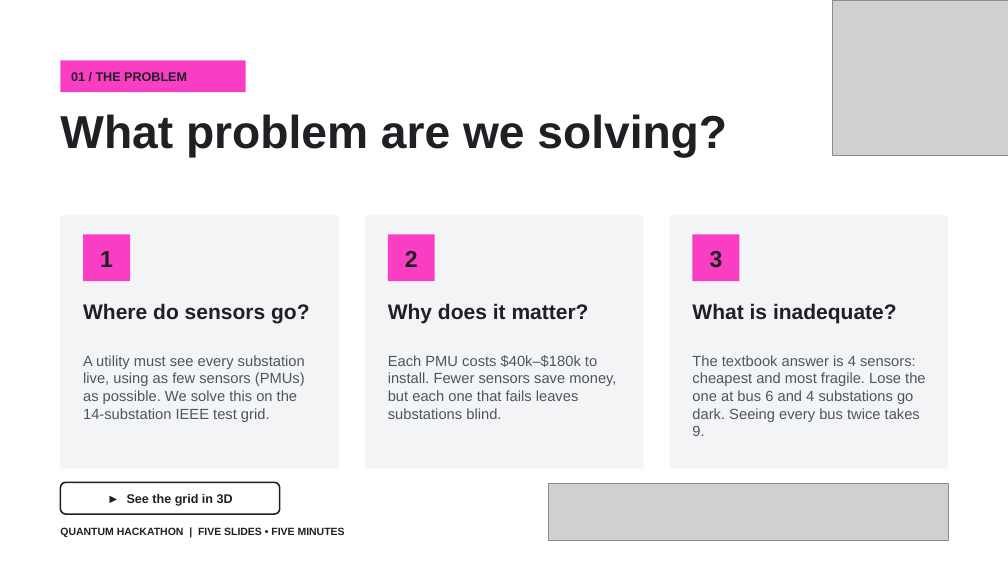
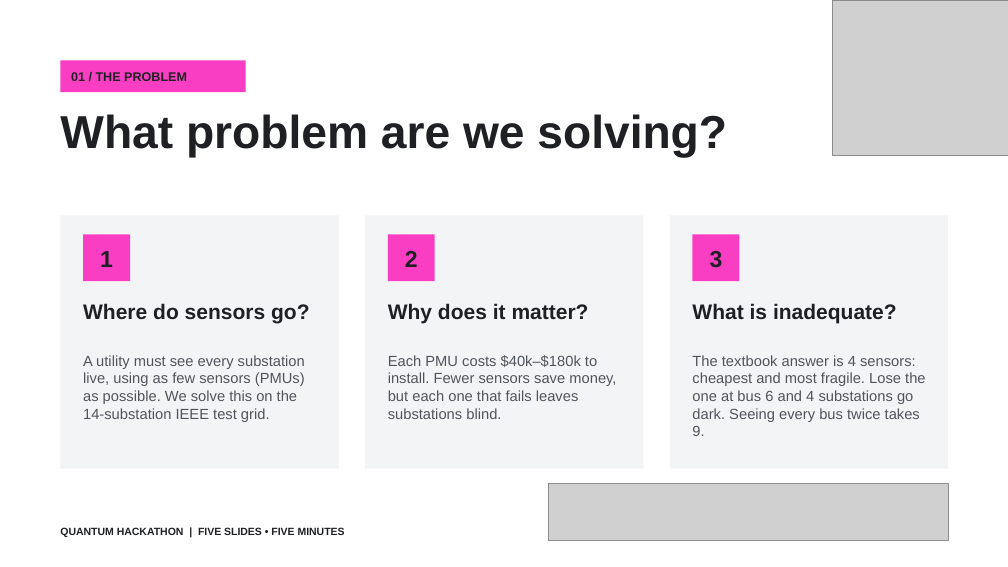
Before and after one commit to maalik313/pmu-placement-team, a slide deck: slide 2 of docs/deck/Tiger_Qubits_Pitch_template.pptx. Drawn at 1008x567 pixels with LibreOffice and Linux fonts; fonts in the diff are those of the drawing; grey boxes stand for pictures. Boxes give left, top, right and bottom in pixels: in the first picture for what was removed or moved away, otherwise in the second. Text is boxed around its words. In the diff, an @@ line names an element or a change of style, - is before the commit and + after.

```diff
--- a/docs/deck/Tiger_Qubits_Pitch_template.pptx
+++ b/docs/deck/Tiger_Qubits_Pitch_template.pptx
@@ rounded rectangle removed at <box>60,482,280,514</box> @@
@@ text removed at <box>127,494,233,506</box> @@
-► See the grid in 3D
```
Also in this commit, not shown: 3 slides removed, 1 other file.
